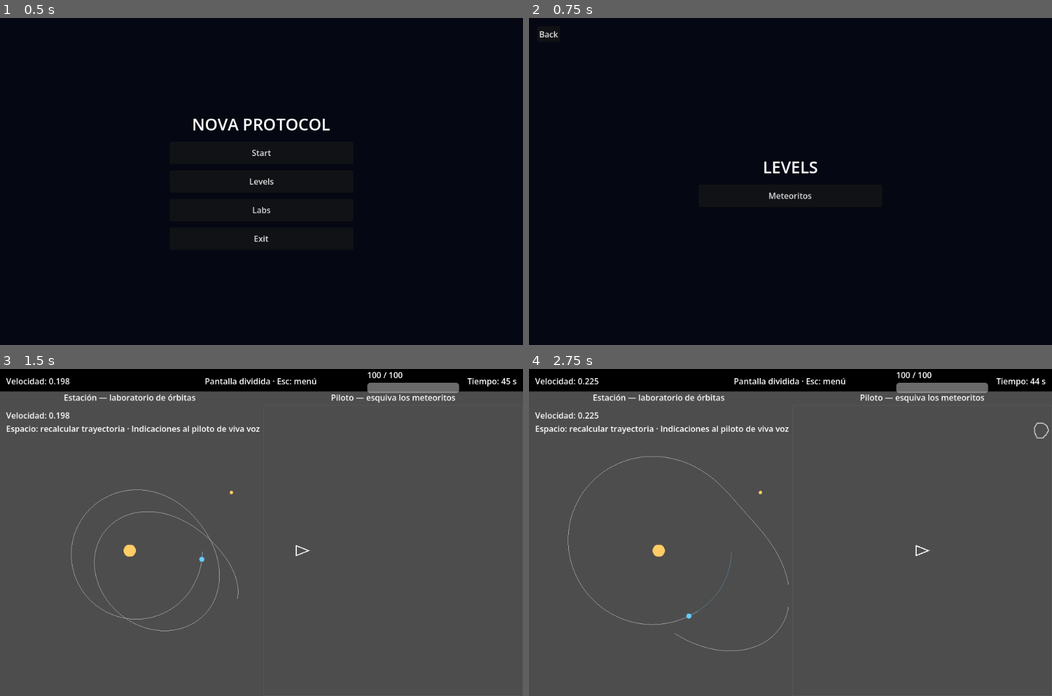
Above: before the commit, frames 1-4 (two rows, left to right).
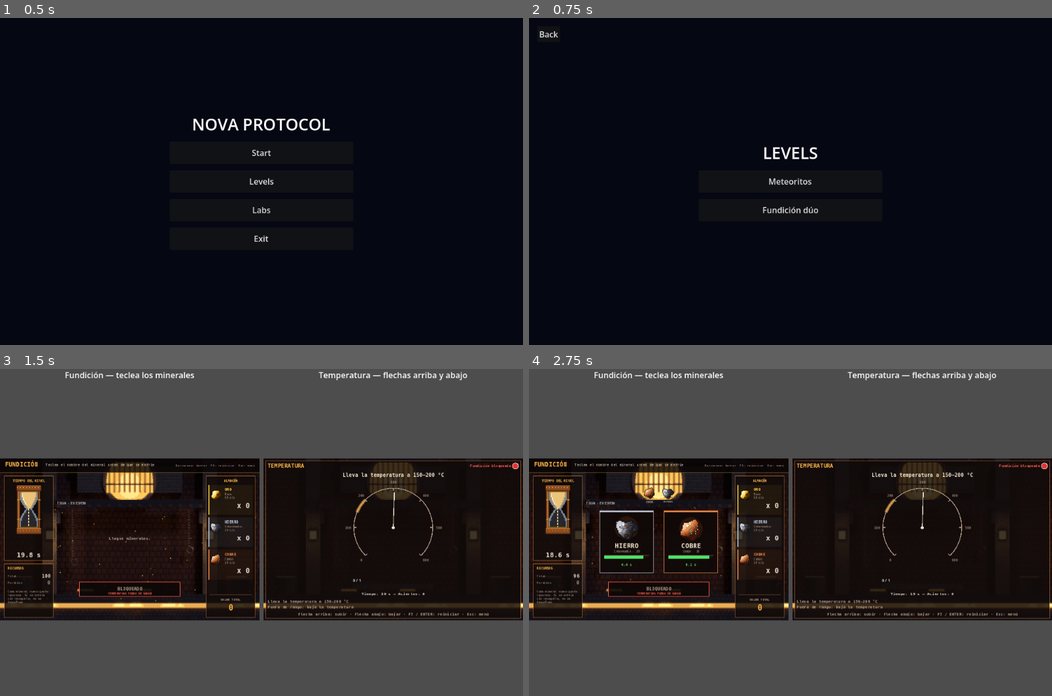
Above: after the commit, the same moments.

Repository: CrunchTimeLabs/nova-protocol
Game: Godot game, scene res://scenes/menu.tscn
The game is run twice, just before and just after one commit, with the same random seed, the same clock (stepped at 60 frames per second) and the same inputs.
Inputs (mouse positions are in pixels of both pictures, inside the frame that each line leads up to):
- Up to frame 1 (0.5 s): no input
- Up to frame 2 (0.75 s): click "Levels" at 0.5 s
- Up to frame 3 (1.5 s): click "Meteoritos" (after the commit: "Fundición dúo") at 1.25 s
- Up to frame 4 (2.75 s): tap Enter at 2 s; move the mouse to (905, 516) at 2.02 s; hold Right from 2.03 s (still down); hold Enter from 2.03 s (still down); click (905, 516) at 2.17 s; tap Space at 2.27, 2.57 s; tap Keypad Enter at 2.3 s

Frame 1 is identical in both runs. In frame 2, 0.7% of the frame differs, in the area x 44-56%, y 39-60%; in frame 3, 57%; in frame 4, 57%, in the area x 0-100%, y 0-87%.

Commit message:
refactor fundry level

Diff:
--- /dev/null
+++ b/game/app/levels/foundry_duo.gd
@@ -0,0 +1,44 @@
+class_name FoundryDuo
+extends RefCounted
+## Une la fundición (FoundryRun) y la temperatura (TemperatureState) del nivel «Fundición dúo».
+## - Señal continua: mientras la aguja está fuera de rango, la fundición no deja recoger (`run.blocked`).
+## - Reloj compartido: manda el de la fundición; la temperatura lo sigue y termina con él.
+## Compone dos features, por eso vive en `app/`. Sin nodos: el nivel llama a `step` cada paso.
+
+
+var temperature: TemperatureState
+var _run: FoundryRun
+
+
+func _init(seed_value: int = -1) -> void:
+    temperature = TemperatureState.new(seed_value, false)
+
+
+## Enlaza la sesión de fundición actual (se vuelve a llamar si la sesión se reinicia).
+func bind(run: FoundryRun) -> void:
+    _run = run
+    _sync()
+
+
+func is_locked() -> bool:
+    return _run != null and _run.blocked
+
+
+func is_over() -> bool:
+    return _run != null and _run.is_ended()
+
+
+## Un paso: avanza la temperatura con el empuje del jugador (-1 baja, +1 sube), salvo que el reloj ya haya terminado.
+func step(delta: float, push_direction: float) -> void:
+    if _run == null:
+        return
+    if _run.is_ended():
+        temperature.finish()
+    else:
+        temperature.step(delta, push_direction)
+    _sync()
+
+
+func _sync() -> void:
+    temperature.sync_time(ceili(_run.remaining))
+    _run.blocked = not temperature.is_in_range()
--- /dev/null
+++ b/game/app/levels/foundry_duo_level.gd
@@ -0,0 +1,81 @@
+class_name FoundryDuoLevel
+extends Node
+## Nivel «Fundición dúo» en pantalla dividida: a la izquierda la fundición (letras), a la derecha la temperatura
+## (flechas arriba y abajo). La temperatura fuera de rango bloquea la fundición; ambos comparten el reloj de la fundición.
+## F5 (o ENTER al terminar) reinicia ambos lados; Esc vuelve al menú.
+## Compone los componentes de cada lab (no los labs) y le da a la temperatura el arte de la fundición. Sin reglas: viven en FoundryDuo.
+
+
+const SEED: int = 2026
+## Tamaño para el que está maquetada cada pantalla (se escala conservando la proporción); ajustable por lado.
+const FOUNDRY_SIZE: Vector2 = Vector2(1024, 640)
+const TEMPERATURE_SIZE: Vector2 = Vector2(1024, 640)
+const FOUNDRY_TITLE: String = "Fundición — teclea los minerales"
+const TEMPERATURE_TITLE: String = "Temperatura — flechas arriba y abajo"
+
+var _layer: CanvasLayer = CanvasLayer.new()
+var _split: SplitScreen
+var _duo: FoundryDuo
+var _runs: int = 0
+
+
+func _ready() -> void:
+    add_child(_layer)
+    _start()
+
+
+func _physics_process(delta: float) -> void:
+    var raise: float = float(Input.is_physical_key_pressed(KEY_UP))
+    var lower: float = float(Input.is_physical_key_pressed(KEY_DOWN))
+    _duo.step(delta, raise - lower)
+
+
+func _unhandled_input(event: InputEvent) -> void:
+    var key: InputEventKey = event as InputEventKey
+    if key == null or not key.pressed or key.echo:
+        return
+    match key.keycode:
+        KEY_ESCAPE:
+            SceneRoutes.go_to(get_tree(), SceneRoutes.MENU)
+        KEY_F5:
+            _start()
+        KEY_ENTER, KEY_KP_ENTER:
+            if _duo.is_over():
+                _start()
+
+
+## Arma de cero los dos lados y los enlaza (mismo azar en cada reinicio de la misma partida).
+func _start() -> void:
+    _runs += 1
+    if _split != null:
+        _split.queue_free()
+    _split = SplitScreen.new()
+    _layer.add_child(_split)
+    _duo = FoundryDuo.new(SEED + _runs)
+
+    var foundry: FoundryScreen = FoundryScreen.new()
+    foundry.handles_restart = false
+    _split.add_player(FOUNDRY_TITLE, foundry, FOUNDRY_SIZE)
+    foundry.restart(GameRandom.new(SEED + _runs))
+    _duo.bind(foundry.run())
+
+    var temperature: TemperaturePanel = TemperaturePanel.new()
+    _style_like_foundry(temperature)
+    _split.add_player(TEMPERATURE_TITLE, temperature, TEMPERATURE_SIZE)
+    temperature.setup(_duo.temperature)
+
+
+## La temperatura usa el fondo, la paleta y el tipo de letra de la fundición para verse como el mismo juego.
+func _style_like_foundry(panel: TemperaturePanel) -> void:
+    panel.background = FoundryArt.texture(FoundryArt.BACKGROUND)
+    panel.panel_fill = FoundryArt.GLASS
+    panel.panel_edge = FoundryArt.EDGE
+    panel.title_color = FoundryArt.TITLE
+    panel.text_color = FoundryArt.TEXT
+    panel.muted_color = FoundryArt.MUTED
+    panel.dial_arc_color = FoundryArt.MUTED
+    panel.dial_target_color = Color(FoundryArt.TITLE, 0.6)
+    panel.dial_needle_color = FoundryArt.TEXT
+    panel.title_text = "TEMPERATURA"
+    panel.hint_text = "Flecha arriba: subir · Flecha abajo: bajar · F5 / ENTER: reiniciar · Esc: menú"
+    panel.out_of_range_text = "Fundición bloqueada"
--- a/game/app/menu.gd
+++ b/game/app/menu.gd
@@ -10,6 +10,7 @@
 ## Niveles jugables: [título, ruta de la escena].
 const LEVELS: Array = [
 	["Meteoritos", SceneRoutes.METEOR_MISSION],
+	["Fundición dúo", SceneRoutes.FOUNDRY_DUO_LEVEL],
 ]
 ## Labs de las features: [título, ruta de la escena].
 const LABS: Array = [
--- a/game/app/scene_routes.gd
+++ b/game/app/scene_routes.gd
@@ -15,6 +15,7 @@
 const COUNTDOWN_LAB := "res://scenes/countdown_lab.tscn"
 const DRAG_DROP_LAB := "res://scenes/drag_drop_lab.tscn"
 const FOUNDRY_LAB := "res://scenes/foundry_lab.tscn"
+const FOUNDRY_DUO_LEVEL := "res://scenes/foundry_duo.tscn"
 const FUNDICION_TEMPERATURA := "res://scenes/fundicion_temperatura.tscn"
 const MAZE_LAB := "res://scenes/maze_lab.tscn"
 const MOVEMENT_LAB := "res://scenes/movement_lab.tscn"
--- a/game/features/foundry/foundry_run.gd
+++ b/game/features/foundry/foundry_run.gd
@@ -86,6 +86,8 @@
 var value: int = 0
 var rounds: int = 0
 var ended: End = End.NONE
+## Mientras sea true no se puede recoger nada (lo decide quien orquesta el nivel); los relojes siguen corriendo.
+var blocked: bool = false
 
 var _random: GameRandom
 var _wait: float = 0.0
@@ -137,7 +139,7 @@
 ## Recoge el objetivo cuyo nombre coincide con la palabra, sin distinguir mayúsculas.
 ## Si hay varios iguales, se lleva el que tiene menos tiempo. Los demás relojes no cambian.
 func collect(word: String) -> bool:
-    if is_ended():
+    if is_ended() or blocked:
         return false
     var wanted: String = word.strip_edges().to_lower()
     if wanted.is_empty():
--- a/game/features/foundry/view/foundry_screen.gd
+++ b/game/features/foundry/view/foundry_screen.gd
@@ -7,6 +7,8 @@
 
 
 signal exit_requested
+## Con `handles_restart` en false, F5 y ENTER (al terminar) piden reiniciar en vez de reiniciar solos: quien compone decide.
+signal restart_requested
 
 const SCALE := 4.0
 const TOP_BAR := 56.0
@@ -35,6 +37,9 @@
 const MAX_TYPED := 10
 const EMBERS := 40
 
+## Si es false, la pantalla no reinicia su sesión sola (ver `restart_requested`).
+var handles_restart: bool = true
+
 var _run: FoundryRun
 var _sfx: FoundrySfx
 var _time: float = 0.0
@@ -93,6 +98,8 @@
     _time += delta
     _run.tick(delta)
     _wrong = maxf(0.0, _wrong - delta)
+    if _run.blocked:
+        _typed = ""
     _lost_flash = maxf(0.0, _lost_flash - delta)
     for mineral: int in _pulse.keys():
         _pulse[mineral] = maxf(0.0, float(_pulse[mineral]) - delta)
@@ -112,10 +119,10 @@
         KEY_ESCAPE:
             exit_requested.emit()
         KEY_F5:
-            restart(GameRandom.new())
+            _request_restart()
         KEY_ENTER, KEY_KP_ENTER:
             if _run.is_ended():
-                restart(GameRandom.new())
+                _request_restart()
         KEY_BACKSPACE:
             if not _typed.is_empty():
                 _typed = _typed.left(_typed.length() - 1)
@@ -123,9 +130,20 @@
             _type(key.keycode)
 
 
+func _request_restart() -> void:
+    if handles_restart:
+        restart(GameRandom.new())
+    else:
+        restart_requested.emit()
+
+
 ## Acumula letras; si la palabra es un objetivo lo recoge, y si ya no puede serlo se borra con aviso.
 func _type(keycode: Key) -> void:
     if _run.is_ended() or keycode < KEY_A or keycode > KEY_Z:
+        return
+    if _run.blocked:
+        _typed = ""
+        _wrong = WRONG_TIME
         return
     _typed += char(keycode).to_lower()
     _sfx.play(FoundrySfx.Sound.KEY, -4.0, _rng.randf_range(0.9, 1.1))
@@ -418,10 +436,13 @@
 func _draw_buffer() -> void:
     var shake: float = sin(_wrong * 60.0) * 8.0 * (_wrong / WRONG_TIME)
     var rect: Rect2 = Rect2(BUFFER.position + Vector2(shake, 0.0), BUFFER.size)
-    var edge: Color = FoundryArt.DANGER if _wrong > 0.0 else FoundryArt.EDGE
+    var edge: Color = FoundryArt.DANGER if _wrong > 0.0 or _run.blocked else FoundryArt.EDGE
     UiDraw.panel(self, rect, Color(0.05, 0.03, 0.025, 0.9), edge)
     if _typed.is_empty():
         var hint: String = "TECLEA EL NOMBRE" if not _run.active.is_empty() else "ESPERA AL MINERAL"
+        if _run.blocked:
+            hint = "BLOQUEADO"
+            UiDraw.text_centered(self, rect.get_center().x, rect.position.y + 40.0, "TEMPERATURA FUERA DE RANGO", 11, FoundryArt.DANGER, true)
         UiDraw.text_centered(self, rect.get_center().x, rect.position.y + 18.0, hint, 18, FoundryArt.MUTED, true)
         return
     var caret: String = "_" if int(_time * 2.5) % 2 == 0 else " "
--- a/game/features/foundry_temperature/temperature_state.gd
+++ b/game/features/foundry_temperature/temperature_state.gd
@@ -27,12 +27,17 @@
 var target_high: float = 0.0
 
 var _clock: Countdown = Countdown.new(MATCH_SECONDS, 1.0, 1)
+var _has_own_clock: bool
+var _is_finished: bool = false
+var _external_left: int = MATCH_SECONDS
 var _hold: float = 0.0
 var _alert_elapsed: float = ALERT_INTERVAL
 
 
 ## `seed_value` < 0: semilla aleatoria. El primer objetivo se anuncia al crearlo.
-func _init(seed_value: int = -1) -> void:
+## `own_clock` false: el tiempo lo lleva otro (un reloj compartido): se avisa con sync_time() y finish().
+func _init(seed_value: int = -1, own_clock: bool = true) -> void:
+    _has_own_clock = own_clock
     gauge = UnstableGauge.new(seed_value)
     targets = TemperatureTargets.new(seed_value + 1 if seed_value >= 0 else -1)
     targets.target_announced.connect(_on_target_announced)
@@ -44,19 +49,30 @@
 
 
 func is_over() -> bool:
-    return _clock.is_exhausted()
+    return _is_finished or _clock.is_exhausted()
 
 
 ## Segundos que quedan.
 func time_left() -> int:
-    return _clock.value
+    return _clock.value if _has_own_clock else _external_left
+
+
+## Termina la partida desde fuera (con reloj compartido).
+func finish() -> void:
+    _is_finished = true
+
+
+## Con reloj compartido: segundos que quedan según quien lo lleva.
+func sync_time(seconds_left: int) -> void:
+    _external_left = seconds_left
 
 
 ## Un paso. `push_direction`: +1 sube, -1 baja, 0 nada (magnitud limitada a 1). Terminada la partida ya no cambia nada.
 func step(delta: float, push_direction: float) -> void:
     if is_over() or delta <= 0.0:
         return
-    _clock.tick(delta)
+    if _has_own_clock:
+        _clock.tick(delta)
     gauge.push(clampf(push_direction, -1.0, 1.0) * PLAYER_RATE * delta)
     gauge.step(delta)
     targets.tick(delta)
--- a/game/features/foundry_temperature/view/temperature_panel.gd
+++ b/game/features/foundry_temperature/view/temperature_panel.gd
@@ -1,7 +1,9 @@
 class_name TemperaturePanel
 extends Control
-## Pantalla del laboratorio de temperatura: reloj con el rango objetivo, mensaje, progreso, aciertos, tiempo, bitácora
-## y un foco arriba a la derecha (verde dentro del rango, rojo fuera). Solo lee el estado.
+## Pantalla de la temperatura: reloj con el rango objetivo, mensaje, progreso, aciertos, tiempo, bitácora y un foco
+## arriba a la derecha (verde dentro del rango, rojo fuera). Solo lee el estado.
+## El aspecto se configura antes de `setup`: fondo, paleta y textos. Sin configurar usa un aspecto neutro; así quien la
+## compone (el nivel) puede darle el arte de otra feature sin que esta la importe.
 
 
 const DIAL_MIN: float = 0.0
@@ -12,6 +14,22 @@
 const TITLE_SIZE: int = 22
 const MESSAGE_SIZE: int = 20
 const PROGRESS_WIDTH: float = 320.0
+const PANEL_INSET: float = 8.0
+
+## Aspecto (configurable): fondo (null = sin fondo), panel de vidrio, colores y texto de ayuda.
+var background: Texture2D = null
+var panel_fill: Color = Color(0.0, 0.0, 0.0, 0.0)
+var panel_edge: Color = Color(0.0, 0.0, 0.0, 0.0)
+var title_color: Color = Color(1.0, 1.0, 1.0)
+var text_color: Color = Color(0.9, 0.9, 0.9)
+var muted_color: Color = Color(0.6, 0.6, 0.6)
+var dial_arc_color: Color = Color(0.6, 0.6, 0.6)
+var dial_target_color: Color = Color(0.9, 0.9, 0.9, 0.55)
+var dial_needle_color: Color = Color(1.0, 1.0, 1.0)
+var title_text: String = "Fundición — temperatura"
+var hint_text: String = "Flecha arriba: subir · Flecha abajo: bajar · R: reiniciar · Esc: menú"
+## Aviso junto al foco cuando la aguja está fuera de rango (por ejemplo, qué se bloquea por ello).
+var out_of_range_text: String = ""
 
 var _state: TemperatureState
 var _dial: DialView = DialView.new()
@@ -19,32 +37,44 @@
 var _title: Label = Label.new()
 var _message: Label = Label.new()
 var _status: Label = Label.new()
+var _alert: Label = Label.new()
 var _log: Label = Label.new()
+var _hint: Label = Label.new()
 var _progress: MeterBar = MeterBar.new()
 
 
 func _init() -> void:
     set_anchors_preset(Control.PRESET_FULL_RECT)
+    texture_filter = CanvasItem.TEXTURE_FILTER_NEAREST
 
 
 func setup(state: TemperatureState) -> void:
     _state = state
     _dial.set_range(DIAL_MIN, DIAL_MAX, DIAL_MARK_STEP)
+    _dial.set_colors(dial_arc_color, dial_target_color, dial_needle_color, muted_color)
     _dial.set_target(state.target_low, state.target_high)
     _progress.setup(state.progress)
     _build()
     state.targets.target_announced.connect(_on_target_announced)
 
 
+func _draw() -> void:
+    if background != null:
+        draw_texture_rect(background, Rect2(Vector2.ZERO, size), false)
+    UiDraw.panel(self, Rect2(Vector2.ONE * PANEL_INSET, size - Vector2.ONE * PANEL_INSET * 2.0), panel_fill, panel_edge)
+
+
 func _process(_delta: float) -> void:
     if _state == null:
         return
     _dial.set_reading(_state.gauge.value)
-    _lamp.set_ok(_state.is_in_range())
+    var is_in_range: bool = _state.is_in_range()
+    _lamp.set_ok(is_in_range)
+    _alert.text = "" if is_in_range or _state.is_over() else out_of_range_text
     _message.text = _state.message
     _log.text = "\n".join(_state.log.lines())
     if _state.is_over():
-        _status.text = "Tiempo agotado — Aciertos: %d — R: reiniciar" % _state.hits
+        _status.text = "Tiempo agotado — Aciertos: %d" % _state.hits
     else:
         _status.text = "Tiempo: %d s — Aciertos: %d" % [_state.time_left(), _state.hits]
 
@@ -60,15 +90,20 @@
     margin.add_child(column)
 
     var top: HBoxContainer = HBoxContainer.new()
-    _title.text = "Fundición — temperatura"
+    _title.text = title_text
     _title.add_theme_font_size_override("font_size", TITLE_SIZE)
     _title.size_flags_horizontal = Control.SIZE_EXPAND_FILL
+    _tint(_title, title_color)
     top.add_child(_title)
+    _alert.add_theme_font_size_override("font_size", 14)
+    _tint(_alert, Color(1.0, 0.35, 0.28))
+    top.add_child(_alert)
     top.add_child(_lamp)
     column.add_child(top)
 
     _message.add_theme_font_size_override("font_size", MESSAGE_SIZE)
     _message.horizontal_alignment = HORIZONTAL_ALIGNMENT_CENTER
+    _tint(_message, text_color)
     column.add_child(_message)
 
     _dial.size_flags_vertical = Control.SIZE_EXPAND_FILL
@@ -80,12 +115,20 @@
     column.add_child(_progress)
 
     _status.horizontal_alignment = HORIZONTAL_ALIGNMENT_CENTER
+    _tint(_status, text_color)
     column.add_child(_status)
+    _tint(_log, muted_color)
     column.add_child(_log)
-    var hint: Label = Label.new()
-    hint.text = "Flecha arriba: subir · Flecha abajo: bajar · R: reiniciar · Esc: menú"
-    hint.horizontal_alignment = HORIZONTAL_ALIGNMENT_CENTER
-    column.add_child(hint)
+    _hint.text = hint_text
+    _hint.horizontal_alignment = HORIZONTAL_ALIGNMENT_CENTER
+    _tint(_hint, muted_color)
+    column.add_child(_hint)
+
+
+## Mismo tipo de letra y color que el resto de pantallas con arte.
+func _tint(label: Label, color: Color) -> void:
+    label.add_theme_color_override("font_color", color)
+    label.add_theme_font_override("font", UiDraw.font(true))
 
 
 func _on_target_announced(low: float, high: float, _text: String) -> void:
--- /dev/null
+++ b/game/scenes/foundry_duo.tscn
@@ -0,0 +1,6 @@
+[gd_scene load_steps=2 format=3]
+
+[ext_resource type="Script" path="res://app/levels/foundry_duo_level.gd" id="1"]
+
+[node name="FoundryDuo" type="Node"]
+script = ExtResource("1")
--- /dev/null
+++ b/game/tests/app/levels/test_foundry_duo.gd
@@ -0,0 +1,53 @@
+extends BaseTest
+## Capa 4: la temperatura fuera de rango bloquea la fundición de forma continua y el reloj de la fundición termina todo.
+
+
+var _duo: FoundryDuo
+var _run: FoundryRun
+
+
+func before_each() -> void:
+    _duo = FoundryDuo.new(1)
+    _duo.temperature.gauge.drift_speed = 0.0    # sin deriva: la aguja la mueve cada prueba
+    _run = FoundryRun.new(GameRandom.new(7))
+    _duo.bind(_run)
+
+
+func _put_in_range() -> void:
+    var temperature: TemperatureState = _duo.temperature
+    temperature.gauge.push((temperature.target_low + temperature.target_high) * 0.5 - temperature.gauge.value)
+
+
+func _put_out_of_range() -> void:
+    _duo.temperature.gauge.push(UnstableGauge.SCALE_MAX)    # todos los rangos acaban antes del máximo
+
+
+func test_lock_follows_the_range_continuously() -> void:
+    _put_out_of_range()
+    _duo.step(0.1, 0.0)
+    check(_duo.is_locked() and _run.blocked, "fuera de rango, la fundición queda bloqueada")
+    _duo.step(0.1, 0.0)
+    check(_duo.is_locked(), "y sigue bloqueada mientras no se corrija (no es un evento)")
+    _put_in_range()
+    _duo.step(0.1, 0.0)
+    check(not _duo.is_locked() and not _run.blocked, "al volver al rango, se desbloquea de inmediato")
+
+
+func test_run_clock_ends_the_temperature_too() -> void:
+    _duo.step(0.1, 0.0)
+    check(not _duo.temperature.is_over(), "con tiempo, la temperatura sigue")
+    check_equal(_duo.temperature.time_left(), ceili(_run.remaining), "la temperatura muestra el tiempo de la fundición")
+    _run.tick(FoundryRun.TIME_LIMIT)
+    _duo.step(0.1, 1.0)
+    check(_duo.is_over() and _duo.temperature.is_over(), "al agotarse el reloj de la fundición, todo termina")
+    var frozen: float = _duo.temperature.gauge.value
+    _duo.step(0.1, 1.0)
+    check_equal(_duo.temperature.gauge.value, frozen, "la temperatura queda congelada")
+
+
+func test_rebinding_after_restart_links_the_new_run() -> void:
+    _put_out_of_range()
+    _duo.step(0.1, 0.0)
+    var next_run: FoundryRun = FoundryRun.new(GameRandom.new(8))
+    _duo.bind(next_run)
+    check(next_run.blocked, "la sesión nueva queda enlazada y bloqueada según la aguja")
--- a/game/tests/features/foundry/test_foundry_run.gd
+++ b/game/tests/features/foundry/test_foundry_run.gd
@@ -236,3 +236,17 @@
     check_equal(_counts(), counts, "los contadores quedan con el total final")
     check(not _run.collect("oro") and not _run.collect("cobre") and not _run.collect("hierro"), "ya no se recoge")
     check_equal(_ended_count, 1, "no vuelve a emitir el final")
+
+
+func test_blocked_run_rejects_collecting_but_clocks_keep_running() -> void:
+    var target: FoundryRun.Spawn = _first_target()
+    var word: String = String(FoundryRun.NAMES[target.mineral])
+    var counts_before: Array[int] = _counts()
+    var remaining_before: float = target.remaining
+    _run.blocked = true
+    check(not _run.collect(word), "bloqueada, la palabra correcta no se recoge")
+    check_equal(_counts(), counts_before, "los contadores no cambian")
+    _run.tick(0.5)
+    check(target.remaining < remaining_before, "los relojes siguen corriendo bloqueada")
+    _run.blocked = false
+    check(_run.collect(word), "al desbloquear, se recoge")
--- a/game/tests/features/foundry_temperature/test_temperature_state.gd
+++ b/game/tests/features/foundry_temperature/test_temperature_state.gd
@@ -60,3 +60,16 @@
     var value_then: float = _state.gauge.value
     _state.step(1.0, 1.0)
     check_equal(_state.gauge.value, value_then, "terminada, ya nada cambia")
+
+
+func test_shared_clock_does_not_end_by_itself_and_finish_ends_it() -> void:
+    var shared: TemperatureState = TemperatureState.new(1, false)
+    shared.gauge.drift_speed = 0.0
+    shared.step(float(TemperatureState.MATCH_SECONDS) * 2.0, 0.0)
+    check(not shared.is_over(), "con reloj compartido no termina por tiempo propio")
+    shared.sync_time(7)
+    check_equal(shared.time_left(), 7, "muestra el tiempo que le dan")
+    shared.finish()
+    var value_then: float = shared.gauge.value
+    shared.step(1.0, 1.0)
+    check(shared.is_over() and shared.gauge.value == value_then, "finish() lo termina y ya nada cambia")
--- a/game/toolkit/thermal/view/dial_view.gd
+++ b/game/toolkit/thermal/view/dial_view.gd
@@ -13,11 +13,15 @@
 const NEEDLE_WIDTH: float = 3.0
 const MARK_LENGTH: float = 10.0
 const LABEL_SIZE: int = 14
-const ARC_COLOR: Color = Color(0.6, 0.6, 0.6)
-const TARGET_COLOR: Color = Color(0.9, 0.9, 0.9, 0.55)
-const NEEDLE_COLOR: Color = Color(1.0, 1.0, 1.0)
-const TEXT_COLOR: Color = Color(0.8, 0.8, 0.8)
+const DEFAULT_ARC_COLOR: Color = Color(0.6, 0.6, 0.6)
+const DEFAULT_TARGET_COLOR: Color = Color(0.9, 0.9, 0.9, 0.55)
+const DEFAULT_NEEDLE_COLOR: Color = Color(1.0, 1.0, 1.0)
+const DEFAULT_TEXT_COLOR: Color = Color(0.8, 0.8, 0.8)
 
+var _arc_color: Color = DEFAULT_ARC_COLOR
+var _target_color: Color = DEFAULT_TARGET_COLOR
+var _needle_color: Color = DEFAULT_NEEDLE_COLOR
+var _text_color: Color = DEFAULT_TEXT_COLOR
 var _min: float = 0.0
 var _max: float = 100.0
 var _step: float = 10.0
@@ -31,6 +35,15 @@
     _min = minimum
     _max = maximum
     _step = maxf(mark_step, 0.001)
+    queue_redraw()
+
+
+## Colores del arco y las marcas, del rango objetivo, de la aguja y de los números.
+func set_colors(arc: Color, target: Color, needle: Color, text: Color) -> void:
+    _arc_color = arc
+    _target_color = target
+    _needle_color = needle
+    _text_color = text
     queue_redraw()
 
 
@@ -49,23 +62,23 @@
 func _draw() -> void:
     var center: Vector2 = size * 0.5
     var radius: float = minf(size.x, size.y) * RADIUS_RATIO
-    draw_arc(center, radius, _angle(_min), _angle(_max), ARC_POINTS, ARC_COLOR, ARC_WIDTH)
+    draw_arc(center, radius, _angle(_min), _angle(_max), ARC_POINTS, _arc_color, ARC_WIDTH)
     if _has_target:
-        draw_arc(center, radius, _angle(_low), _angle(_high), ARC_POINTS, TARGET_COLOR, TARGET_WIDTH)
+        draw_arc(center, radius, _angle(_low), _angle(_high), ARC_POINTS, _target_color, TARGET_WIDTH)
     var mark: float = _min
     while mark <= _max + 0.0001:
         _draw_mark(center, radius, mark)
         mark += _step
     var tip: Vector2 = center + Vector2.from_angle(_angle(_reading)) * radius * 0.9
-    draw_line(center, tip, NEEDLE_COLOR, NEEDLE_WIDTH)
-    draw_circle(center, NEEDLE_WIDTH * 2.0, NEEDLE_COLOR)
+    draw_line(center, tip, _needle_color, NEEDLE_WIDTH)
+    draw_circle(center, NEEDLE_WIDTH * 2.0, _needle_color)
 
 
 func _draw_mark(center: Vector2, radius: float, value: float) -> void:
     var direction: Vector2 = Vector2.from_angle(_angle(value))
-    draw_line(center + direction * (radius - MARK_LENGTH), center + direction * radius, ARC_COLOR, ARC_WIDTH)
+    draw_line(center + direction * (radius - MARK_LENGTH), center + direction * radius, _arc_color, ARC_WIDTH)
     var label_center: Vector2 = center + direction * (radius + MARK_LENGTH + LABEL_SIZE)
-    UiDraw.text(self, label_center - Vector2(LABEL_SIZE * 1.5, LABEL_SIZE * 0.5), str(int(value)), LABEL_SIZE, TEXT_COLOR, false, HORIZONTAL_ALIGNMENT_CENTER, LABEL_SIZE * 3.0)
+    UiDraw.text(self, label_center - Vector2(LABEL_SIZE * 1.5, LABEL_SIZE * 0.5), str(int(value)), LABEL_SIZE, _text_color, false, HORIZONTAL_ALIGNMENT_CENTER, LABEL_SIZE * 3.0)
 
 
 ## Ángulo (radianes, sentido horario en pantalla) de un valor sobre el arco.
Not shown, added: game/app/levels/foundry_duo.gd.uid
Not shown, added: game/app/levels/foundry_duo_level.gd.uid
Not shown, added: game/tests/app/levels/test_foundry_duo.gd.uid
